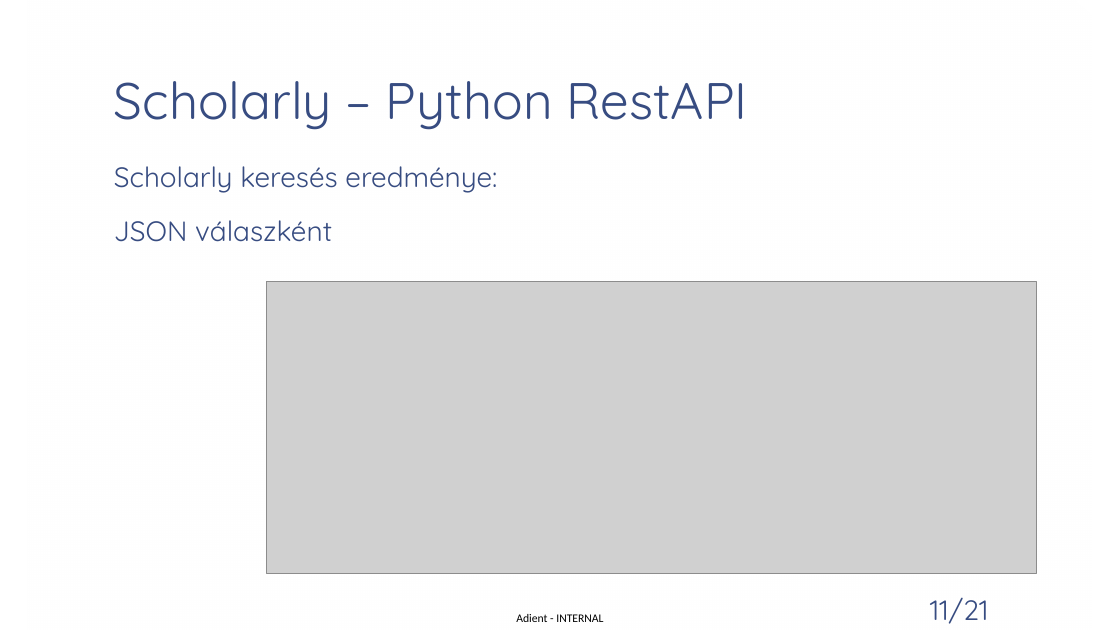
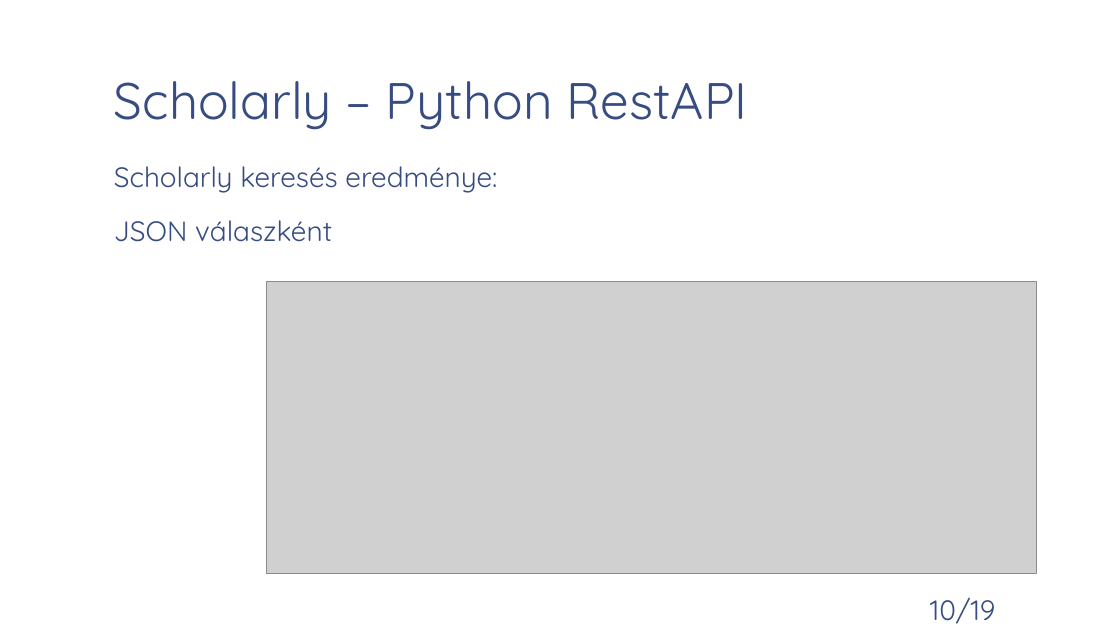
Before and after one commit to patmik2012/PubSync, a slide deck: slide 11 of Publikációs listák szinkronizálása.pptx. Drawn at 1120x630 pixels with LibreOffice and Linux fonts; fonts in the diff are those of the drawing; grey boxes stand for pictures; background and template pictures are left out. Boxes give left, top, right and bottom in pixels: in the first picture for what was removed or moved away, otherwise in the second. Text is boxed around its words. In the diff, an @@ line names an element or a change of style, - is before the commit and + after.

```diff
--- a/Publikációs listák szinkronizálása.pptx
+++ b/Publikációs listák szinkronizálása.pptx
@@ rectangle removed at [28, 0, 1091, 630] @@
@@ page number at [930, 597, 995, 624]: text changed @@
-11/21
+10/19
@@ text removed at [516, 614, 603, 622] @@
-Adient - INTERNAL
```
Also in this commit, not shown: 7 other slides changed, 1 other file.
